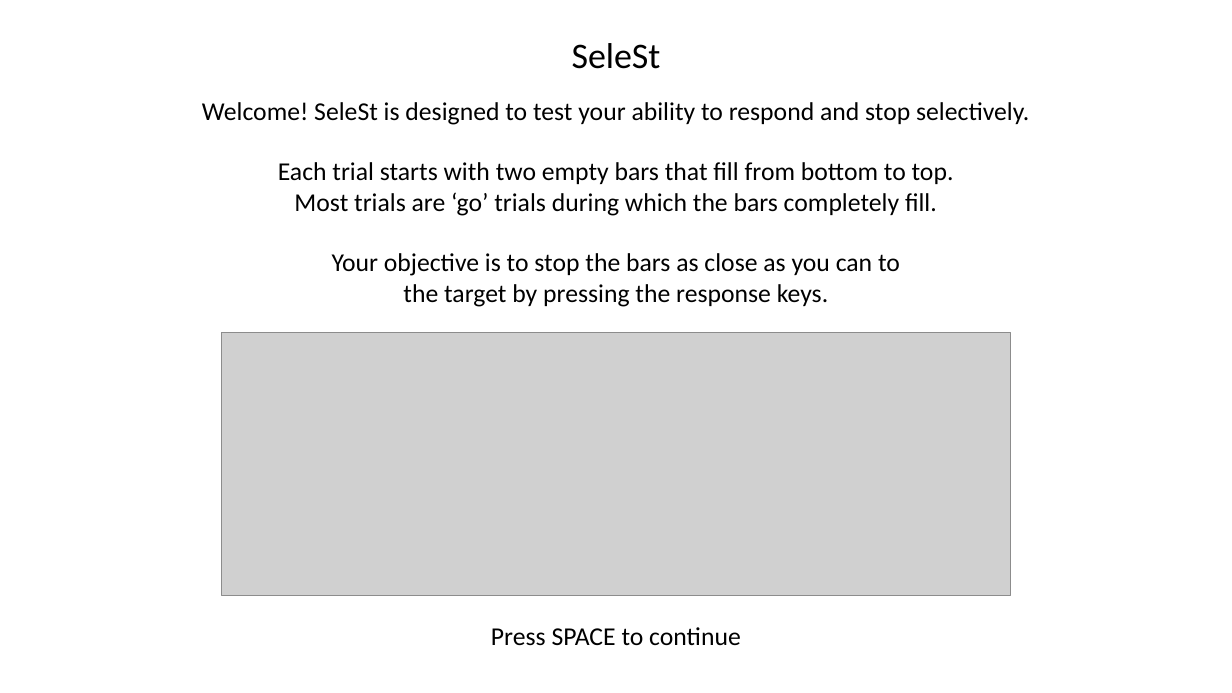
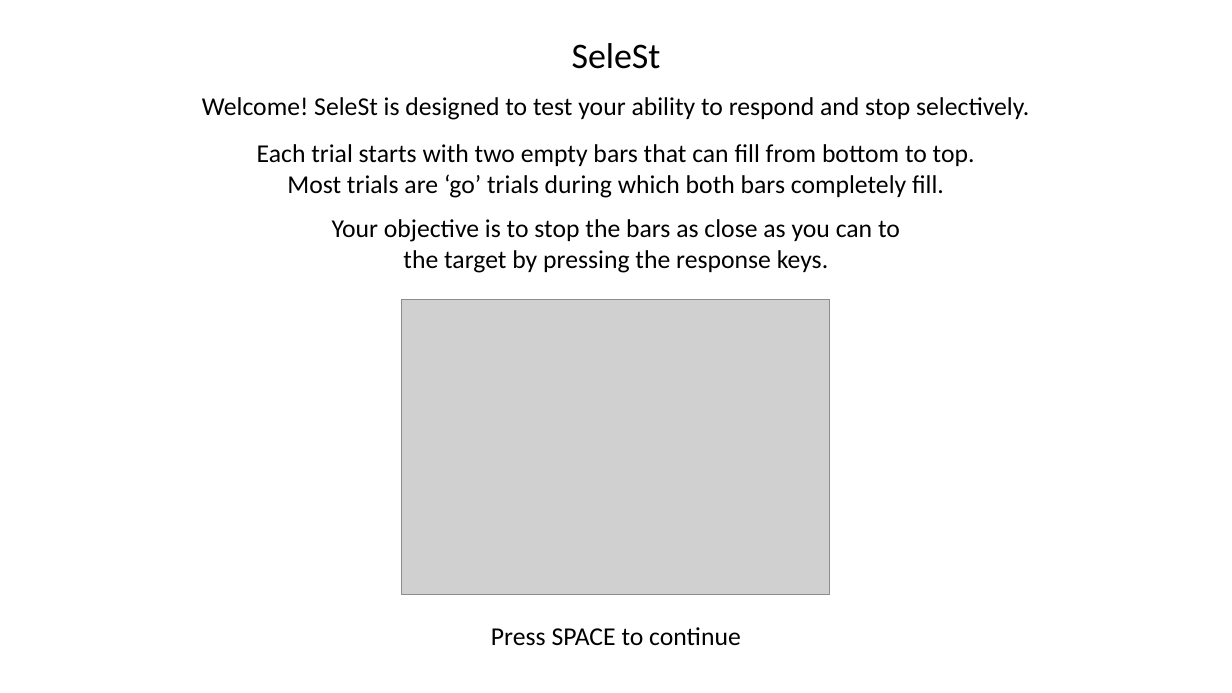
Before and after one commit to coreywadsley/SeleST, a slide deck: slide 2 of instructions/SeleSt_instruction_slides.pptx (slide 1 before the commit). Drawn at 1232x693 pixels with LibreOffice and Linux fonts; fonts in the diff are those of the drawing; grey boxes stand for pictures. Boxes give left, top, right and bottom in pixels: in the first picture for what was removed or moved away, otherwise in the second. Text is boxed around its words. In the diff, an @@ line names an element or a change of style, - is before the commit and + after.

```diff
--- a/instructions/SeleSt_instruction_slides.pptx
+++ b/instructions/SeleSt_instruction_slides.pptx
@@ text "Welcome! SeleSt is designed to ..." moved from (x1=202, y1=102, x2=1029, y2=125) to (x1=202, y1=97, x2=1029, y2=120) @@
@@ text at (x1=257, y1=144, x2=975, y2=198): text changed @@
-Each trial starts with two empty bars that fill from bottom to top. Most trials are ‘go’ trials during which the bars completely fill.
+Each trial starts with two empty bars that can fill from bottom to top. Most trials are ‘go’ trials during which both bars completely fill.
@@ text "Your objective is to stop ..." moved from (x1=332, y1=253, x2=900, y2=307) to (x1=332, y1=219, x2=900, y2=273) @@
@@ picture resized from (x1=221, y1=333, x2=1011, y2=595) to (x1=402, y1=299, x2=830, y2=594) @@
```
Also in this commit, not shown: 4 other slides changed, 12 slides added, 16 other files.
